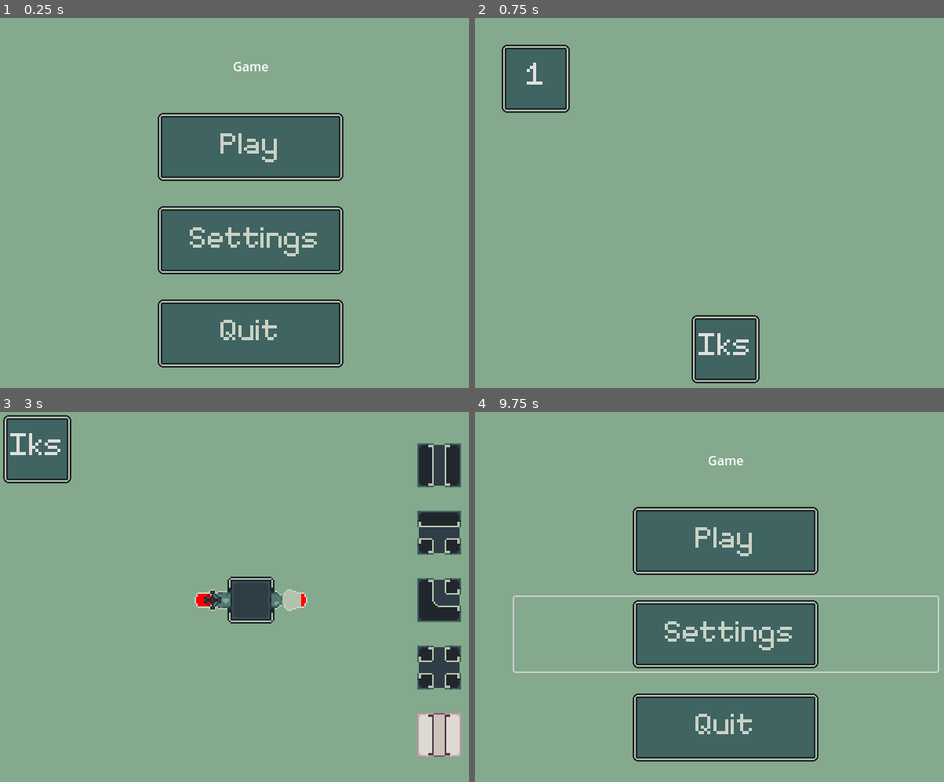
Above: before the commit, frames 1-4 (two rows, left to right).
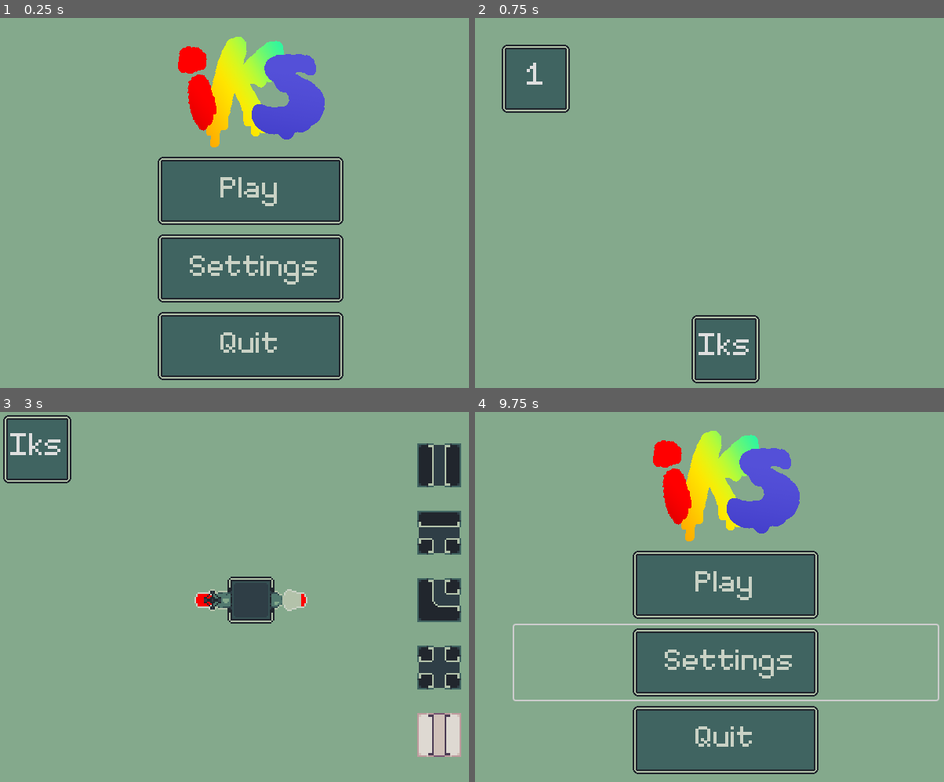
Above: after the commit, the same moments.

Repository: feargrinn/spacejam2024
Game: Godot game, scene res://node_2d.tscn
Two runs of this game, one before a commit and one after it. Both use one fixed random seed, a clock stepped at 60 frames per second and the inputs below.
Inputs (mouse positions are in pixels of both pictures, inside the frame that each line leads up to; where the layout moved, square brackets give the same spot in the first picture):
- Up to frame 1 (0.25 s): no input
- Up to frame 2 (0.75 s): click (728, 191) [728, 147] at 0.5 s
- Up to frame 3 (3 s): click "Iks" at 1.25 s; click (253, 585) [253, 541] at 2 s; click "1" at 2.75 s
- Up to frame 4 (9.75 s): click "Iks" at 3.5 s; click "1" at 4.25 s; click "Iks" at 5 s; click "Iks" at 5.75 s; click (728, 585) [728, 541] at 6.5 s; click "1" at 7.25 s; click "Iks" at 8 s; click "Iks" at 8.75 s; click (728, 663) [728, 634] at 9.5 s

The runs differ from the first frame. In frame 1, 23% of the frame differs, in the area x 33-74%, y 5-98%; in frame 2, nothing differs; in frame 3, nothing differs; in frame 4, 24%, in the area x 8-99%, y 5-98%.

Commit message:
added banner

Diff:
--- a/node_2d.tscn
+++ b/node_2d.tscn
@@ -1,10 +1,11 @@
-[gd_scene load_steps=6 format=3 uid="uid://b6ldch5v2bfc3"]
+[gd_scene load_steps=7 format=3 uid="uid://b6ldch5v2bfc3"]
 
 [ext_resource type="Script" path="res://Navigation.gd" id="1_motdp"]
-[ext_resource type="Texture2D" uid="uid://hixfioprefle" path="res://images/menu_button_play.png" id="2_yxybc"]
-[ext_resource type="Texture2D" uid="uid://cck4nmo2vxkh8" path="res://images/menu_button_settings.png" id="3_pripr"]
-[ext_resource type="Texture2D" uid="uid://duqko5eqnbob3" path="res://images/menu_button_quit.png" id="4_13pl1"]
-[ext_resource type="Texture2D" uid="uid://bvwcjmibviftm" path="res://images/bg_640x480.png" id="5_yynow"]
+[ext_resource type="Texture2D" uid="uid://b6y06h2qilehi" path="res://images/title_banner.png" id="2_1n7gv"]
+[ext_resource type="Texture2D" uid="uid://lijymylkpj6r" path="res://images/menu_button_play.png" id="2_yxybc"]
+[ext_resource type="Texture2D" uid="uid://ixy8mrfmko3r" path="res://images/menu_button_settings.png" id="3_pripr"]
+[ext_resource type="Texture2D" uid="uid://dx1f0ybknw5qb" path="res://images/menu_button_quit.png" id="4_13pl1"]
+[ext_resource type="Texture2D" uid="uid://oogt24347qv7" path="res://images/bg_640x480.png" id="5_yynow"]
 
 [node name="Node" type="Node"]
 script = ExtResource("1_motdp")
@@ -30,9 +31,16 @@
 size_flags_vertical = 3
 
 [node name="Title" type="Label" parent="MenuScreen/VBoxContainer2/MarginContainer"]
+visible = false
 layout_mode = 2
 text = "Game"
 horizontal_alignment = 1
+
+[node name="TextureRect" type="TextureRect" parent="MenuScreen/VBoxContainer2/MarginContainer"]
+z_index = 1
+layout_mode = 2
+texture = ExtResource("2_1n7gv")
+stretch_mode = 5
 
 [node name="MenuButtons" type="VBoxContainer" parent="MenuScreen/VBoxContainer2"]
 layout_mode = 2
Binary file added: images/title_banner.png
Not shown, added: images/title_banner.png.import
